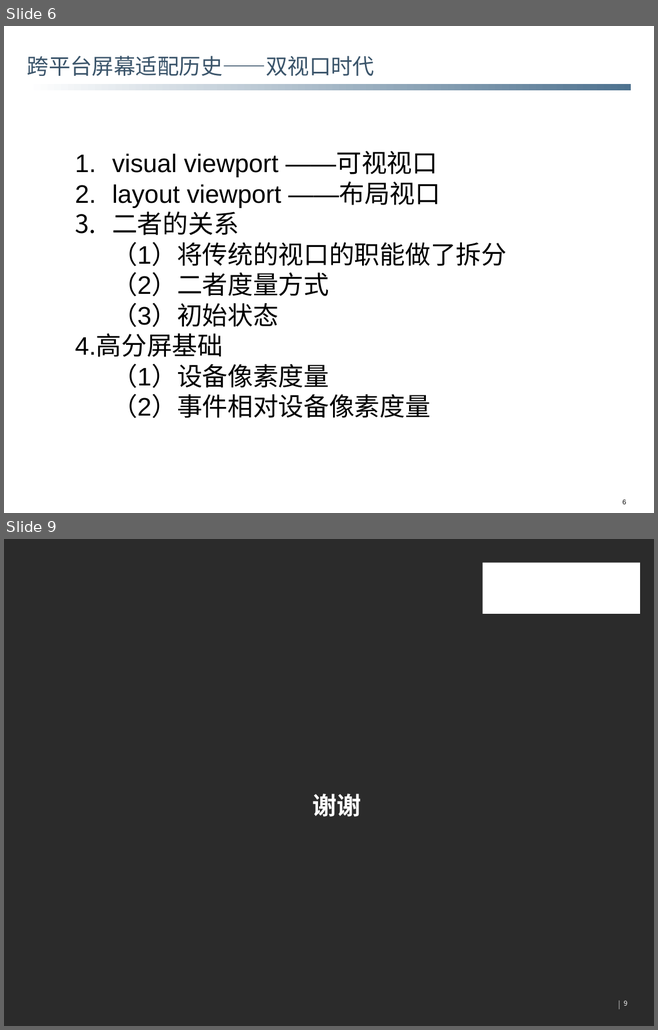
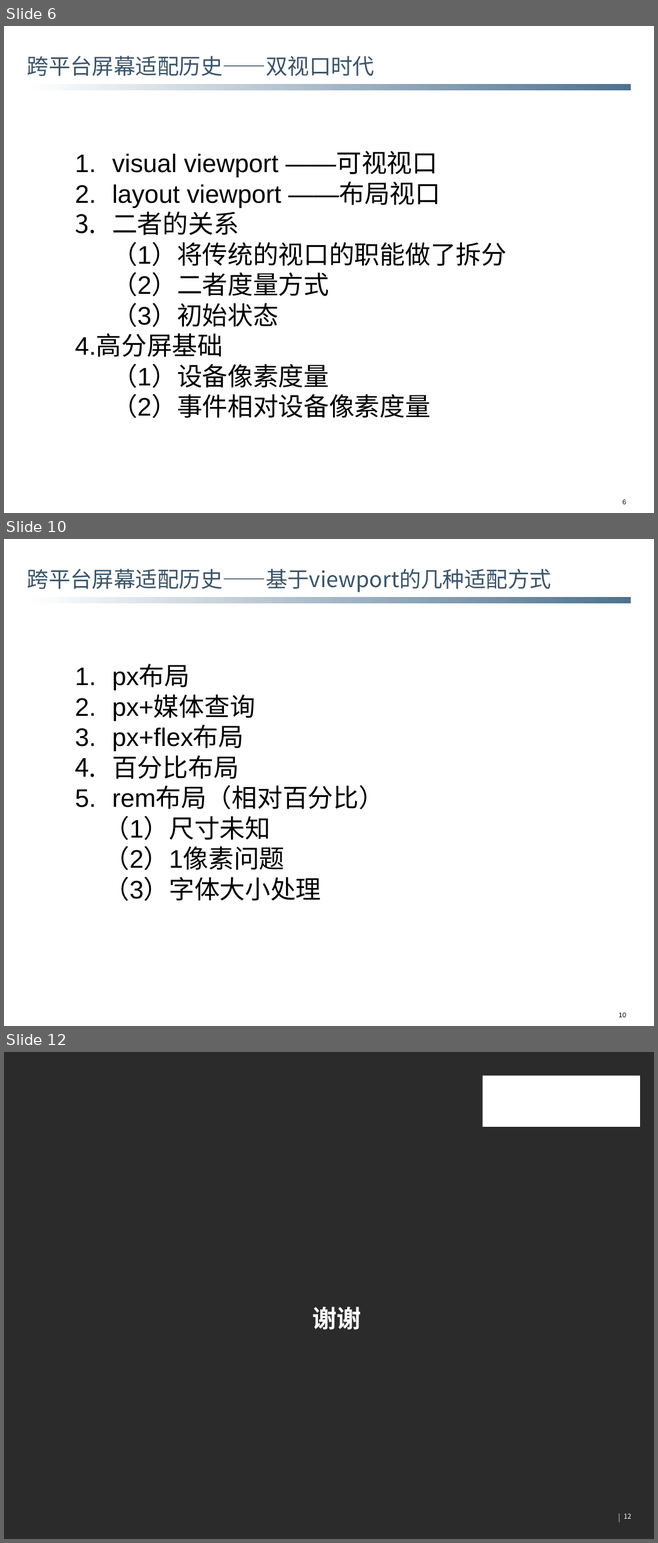
Before and after one commit to snailDu/blog, a slide deck: 技术分享/跨平台屏幕适配原理.pptx. Shown one above the other, each under a label of ours: slides 6 and 9 before the commit, slides 6, 10 and 12 after it; the slides between them are not shown. The pictures are 658x1030 and 658x1543 pixels, drawn with LibreOffice and Linux fonts; fonts in the diff are those of the drawing; background and template pictures are left out; a plain dark background stands for a picture behind light text. Boxes give left, top, right and bottom in pixels: in the first picture for what was removed or moved away, otherwise in the second. Text is boxed around its words. In the diff, an @@ line names an element or a change of style, - is before the commit and + after.

```diff
--- a/技术分享/跨平台屏幕适配原理.pptx
+++ b/技术分享/跨平台屏幕适配原理.pptx
@@ slide 10 added at <box>4,539,654,1026</box>, background #FFFFFF; not listed: 1 template element that a slide beside it also shows @@
@@ title added at <box>27,569,551,592</box>, 34.1 pt, text #3A546A @@
+跨平台屏幕适配历史——基于viewport的几种适配方式
@@ text added at <box>104,665,384,901</box>, 40 pt, text #000000 @@
+1. px布局
+2. px+媒体查询
+3. px+flex布局
+4. 百分比布局
+5. rem布局（相对百分比）
+    （1）尺寸未知
+    （2）1像素问题
+    （3）字体大小处理
@@ page number added at <box>618,1013,626,1017</box>, 10.7 pt, text #000000 @@
+10
@@ what was slide 9 is now slide 12 @@
@@ page number at <box>623,1514,631,1519</box>: text changed @@
-9
+12
```
Also in this commit, not shown: 4 slides changed, 2 other slides added.
